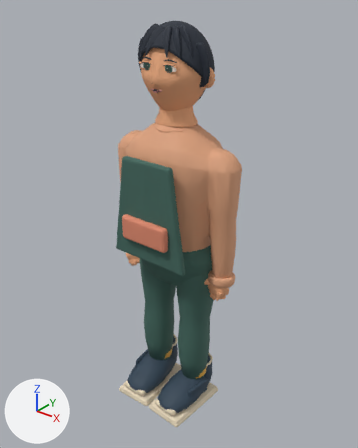
What one commit did to the glTF model models/atrium/residents/xu-master.glb.
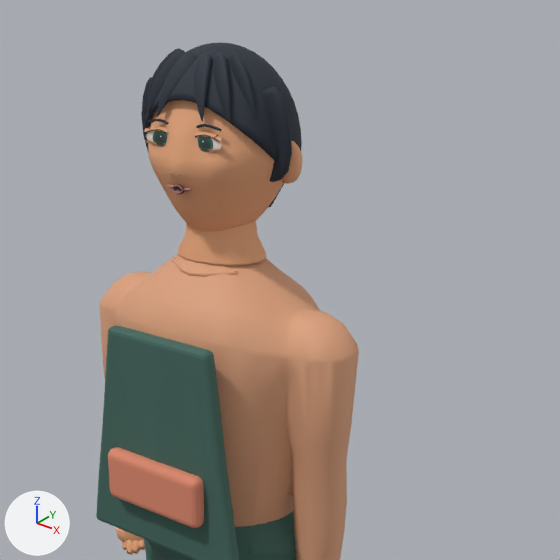
Each version appears first whole from a 50 mm lens placed at (1.205, -1.488, 1.821), pointed at (0.009, 0.007, 0.894), and next in a close-up on the part from 20% to 94% of the width and 0% to 60% of the height. Arrows for +X, +Y and +Z are at lower left; the lights stay in place. The last two pictures show the newer version. Where no turn or scale is listed for an object, it has been applied to the vertices. Vertices at exactly the same position are counted once.

Names of what the first close-up shows: 'EyePivot_-1_Surface', 'HeadPivot_Surface', 'SkinnedArticulationCore', 'VisualRoot_Surface' and 3 more.
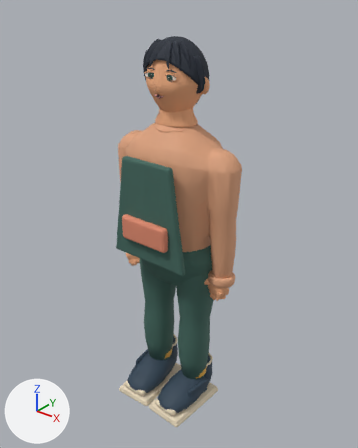
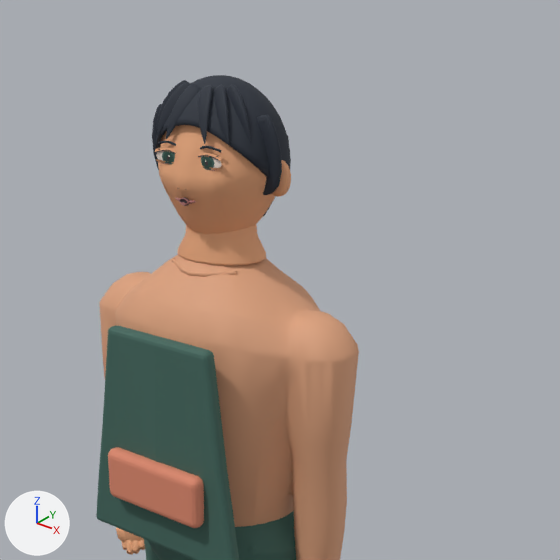
ob_headpivot is not drawn itself; it is the parent of ob_browpivot__1, ob_browpivot_1, ob_eyepivot__1, ob_eyepivot_1, ob_headpivot_surface, ob_mouthpivot.

Where the newer file only moved an object's origin or applied its transform, the numbers keep the older frame.

What differs and where, as boxes (x1, y1, x2, y2) in the close-ups (560 x 560 px):
'HeadPivot_Surface', moved, rescaled (14% narrower, 16% shorter): before (141, 42, 302, 232); after (152, 75, 291, 234)
'EyePivot_-1_Surface', moved, rescaled (12% narrower, 10% shorter): before (144, 127, 168, 146); after (155, 147, 176, 164)
'MouthClosedPivot_Surface', moved, rescaled: before (166, 185, 192, 192); after (175, 197, 196, 204)

The change, as a list of edits to the scene's bpy script:
```text
Change me_sphere_001:
    used by ob_eyepivot__1_surface; location = (-0.05, -0.103, 1.552)
    remove me_sphere_001.from_pydata(...)  # 1456 vertices, 2820 faces; spans x -0.0357..0.0357, y -0.0048..0.0022, z -0.0144..0.0182
    add me_sphere_001.from_pydata(...)  # 1456 vertices, 2820 faces; spans x -0.0246..0.0376, y 0.0089..0.015, z -0.0459..-0.0175
    me_sphere_001 part 1: the whole mesh is scaled about its middle by 0.871, then moved by (0.0065, 0.0133, -0.0336)
Change ob_headpivot:
    ob_headpivot.location: (0.0, 0.0, 1.526) -> (0.0, 0.0, 1.496)
    ob_headpivot.scale: (0.62, 0.592, 0.589) -> (0.54, 0.516, 0.513)
```
